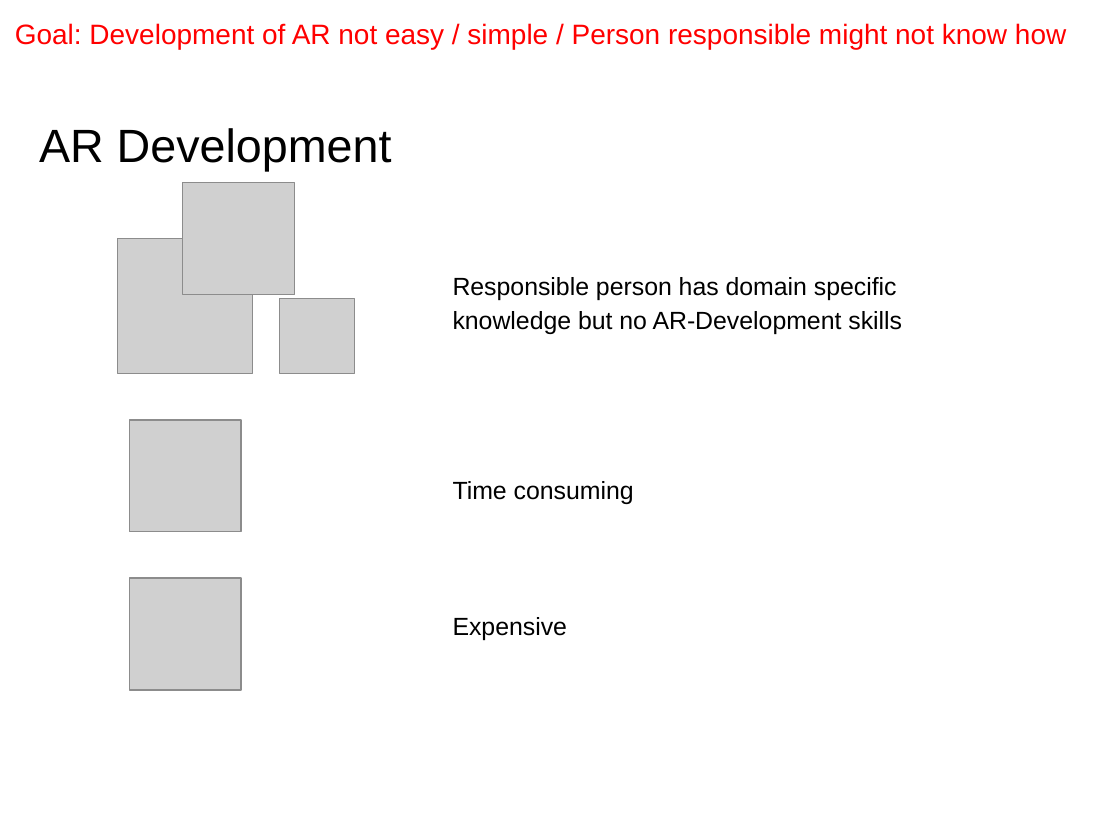
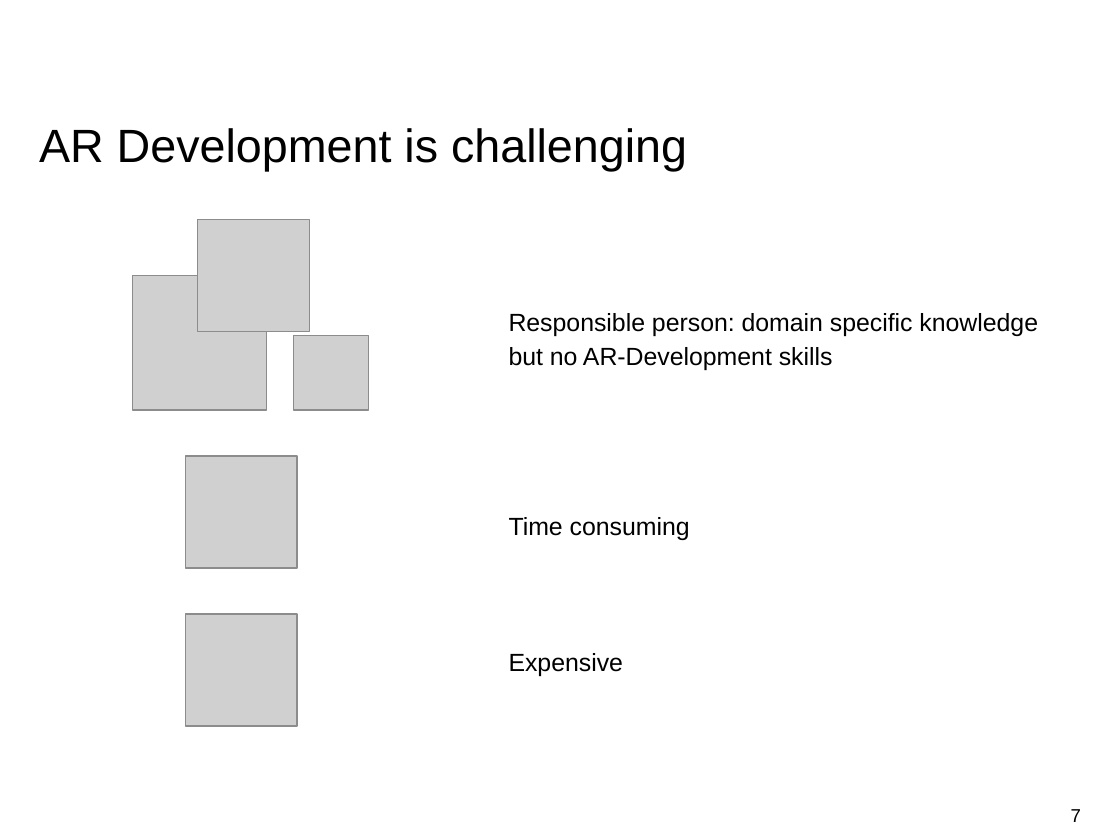
Before and after one commit to EricVoll/PARRHI, a slide deck: slide 7 of 05_Presentation/PARRHIPresentationv2.pptx (slide 6 before the commit). Drawn at 1120x840 pixels with LibreOffice and Linux fonts; fonts in the diff are those of the drawing; grey boxes stand for pictures; background and template pictures are left out. Boxes give left, top, right and bottom in pixels: in the first picture for what was removed or moved away, otherwise in the second. Text is boxed around its words. In the diff, an @@ line names an element or a change of style, - is before the commit and + after.

```diff
--- a/05_Presentation/PARRHIPresentationv2.pptx
+++ b/05_Presentation/PARRHIPresentationv2.pptx
@@ text removed at [15, 23, 1066, 49] @@
-Goal: Development of AR not easy / simple / Person responsible might not know how
@@ title at [39, 128, 687, 171]: text changed @@
-AR Development
+AR Development is challenging
@@ text at [509, 313, 1038, 370]: text changed @@
-Responsible person has domain specific knowledge but no AR-Development skills
+Responsible person: domain specific knowledge but no AR-Development skills
@@ 3 pictures: place and size @@
-3 pictures at [118, 183, 354, 374]
+3 pictures at [132, 220, 368, 410]
@@ 2 pictures, 1 text: place and size @@
-2 pictures, 1 text at [129, 277, 902, 690]
+2 pictures, 1 text at [185, 313, 1038, 726]
@@ page number added at [1071, 809, 1081, 822], 12 pt, text #000000 @@
+7
```
Also in this commit, not shown: 25 other slides changed, 1 slide added, 13 other files.
